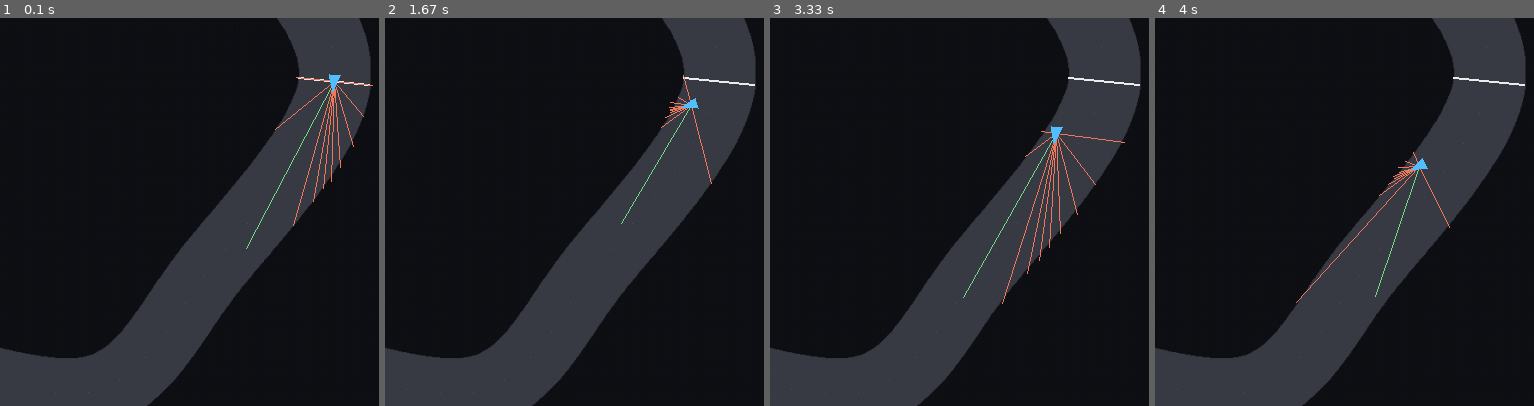
Above: before the commit, frames 1-4 (left to right).
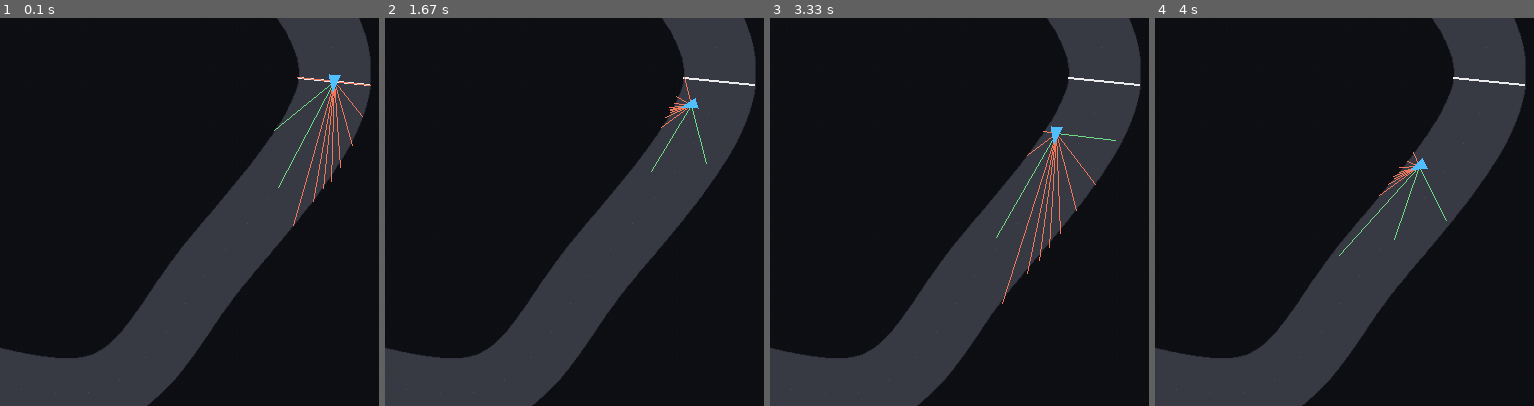
Above: after the commit, the same moments.

Repository: ChrisTelles152/RacingCars
Game: pygame game, started from play.py
Same seed, same stepped clock (60 frames per second), same inputs: the game is played once before the commit and once after it.
Inputs:
- Up to frame 1 (0.1 s): no input
- Up to frame 2 (1.67 s): hold Right 0.33-0.8 s; hold Up 0.83-1.13 s; hold Right 1.17-1.63 s
- Up to frame 3 (3.33 s): hold Left 1.67-2.2 s; tap S at 1.82, 3.15 s; hold Down 2.23-2.53 s; hold Left 2.57-2.97 s; hold Up from 3 s (still down)
- Up to frame 4 (4 s): release Up at 3.37 s; hold Right from 3.4 s (still down)
The pictures show only the part of the screen within x 50-100%, y 46-96%; the shares and areas given below are measured in that part.

The runs differ from the first frame. In frame 1, 0.2% of the frame differs, in the area x 64-99%, y 15-60%; in frame 2, 0.1%; in frame 3, 0.2%; in frame 4, 0.2%, in the area x 37-78%, y 36-74%.

Commit message:
Sprint 2 complete: precision sensor rays shipped as flagship; delta-rays killed
Two heatmap-guided perception A/Bs (3 paired seeds, decision-suite gated):
- PRECISION (short side rays, 1.9px vs 4.4px quantization) SHIPS and becomes
  the config default: primary +0.190+-0.075 mean laps d>=0.9 (t=4.38),
  d=1.0 crash 4.0%->1.8%, no regressions. Zero genome/compute cost.
- DELTA (closure-rate inputs) KILLED. Capacity control nails the reason:
  deltacap (same 418-gene genome, zero-info duplicate rays) was neutral vs
  baseline (t=0.19), but delta was worse than deltacap (d=1.0 crash 4.3%->
  7.0%). The velocity information itself hurt on precision-limited tracks,
  not the parameter count.

experiments.py: precision is now identity (flagship default); baseline
variant restores the old long rays for reproducible comparison. README +
ROADMAP document the method and both results (the negative one too).

Co-Authored-By: Claude Fable 5 <noreply@anthropic.com>

Diff:
--- a/experiments.py
+++ b/experiments.py
@@ -16,14 +16,14 @@
 
 from racing.config import Config
 
-# Sprint-1 heatmap diagnosis: the residual d=1.0 failures are on the
-# corridor-NARROWNESS axis, so the lateral rays' coarse ~4.4 px quantization
-# (160 px range / 36 samples) against a ~12 px corridor margin is a prime
-# suspect. Shortening the side rays sharpens them to ~1.9 px at zero compute
-# or genome cost (same ray count, same sample count, shorter range = finer
-# steps). Forward rays stay long for braking sight.
-_PRECISION_LENGTHS = (70.0, 90.0, 140.0, 300.0, 300.0, 300.0, 300.0, 300.0,
-                      140.0, 90.0, 70.0)
+# The short side rays that WON Sprint 2 are now the config default (the
+# flagship), so "precision" is the identity variant. To reproduce the
+# pre-Sprint-2 flagship for comparison, the "baseline" variant restores the
+# long side rays. (Sprint-1 heatmap diagnosis: residual d=1.0 failures were
+# on the corridor-narrowness axis; sharpening the lateral rays from ~4.4 px
+# to ~1.9 px quantization halved the max-difficulty crash rate.)
+_BASELINE_LENGTHS = (160.0, 160.0, 220.0, 300.0, 300.0, 300.0, 300.0, 300.0,
+                     220.0, 160.0, 160.0)
 
 
 def _sensor(config: Config, **kw) -> Config:
@@ -32,15 +32,15 @@
 
 
 VARIANTS: dict[str, "callable"] = {
-    "baseline": lambda c: c,
-    # Sharper lateral perception (config-only, clean 2-arm A/B).
-    "precision": lambda c: _sensor(c, ray_lengths=_PRECISION_LENGTHS),
-    # Closure-rate inputs (time-to-collision) + its capacity control.
+    # The current flagship (config default: short/precise side rays).
+    "precision": lambda c: c,
+    # Pre-Sprint-2 flagship: long side rays (~4.4 px lateral quantization).
+    "baseline": lambda c: _sensor(c, ray_lengths=_BASELINE_LENGTHS),
+    # KILLED in Sprint 2: closure-rate inputs (delta) were WORSE than their
+    # own capacity control on hard tracks — the velocity information hurt
+    # where position precision was needed. Kept for reproducibility/teaching.
     "delta": lambda c: _sensor(c, delta_rays=True),
     "deltacap": lambda c: _sensor(c, capacity_control=True),
-    # Combination arm, filled in only if both wins compose.
-    "precision_delta": lambda c: _sensor(
-        c, ray_lengths=_PRECISION_LENGTHS, delta_rays=True),
 }
 
 
--- a/racing/config.py
+++ b/racing/config.py
@@ -82,11 +82,16 @@
     # (perception horizon >= stopping distance, the classic robotics rule).
     ray_angles_deg: tuple[float, ...] = (
         -90.0, -45.0, -22.0, -10.0, -4.0, 0.0, 4.0, 10.0, 22.0, 45.0, 90.0)
-    # Per-ray range (px), same order as the angles: long ahead, short sides.
+    # Per-ray range (px), same order as the angles: long ahead, SHORT sides.
     # None -> every ray uses the scalar ray_length (old checkpoints rely on
     # this fallback, so their 7-ray configs keep loading unchanged).
+    # The short side rays are the Sprint-2 "precision" win (was 160/160/220):
+    # a shorter ray marches the same 36 samples over less distance, so its
+    # quantization drops from ~4.4 px to ~1.9 px — enough to thread the tight
+    # corridors the heatmap flagged. Halved the max-difficulty crash rate at
+    # zero genome/compute cost. `--variant baseline` restores the old ranges.
     ray_lengths: tuple[float, ...] | None = (
-        160.0, 160.0, 220.0, 300.0, 300.0, 300.0, 300.0, 300.0, 220.0, 160.0, 160.0)
+        70.0, 90.0, 140.0, 300.0, 300.0, 300.0, 300.0, 300.0, 140.0, 90.0, 70.0)
     ray_length: float = 300.0   # px, fallback range when ray_lengths is None
     n_samples: int = 36         # S: samples marched along each ray (grid lookup)
 
Not shown, changed: README.md
Not shown, changed: ROADMAP.md
